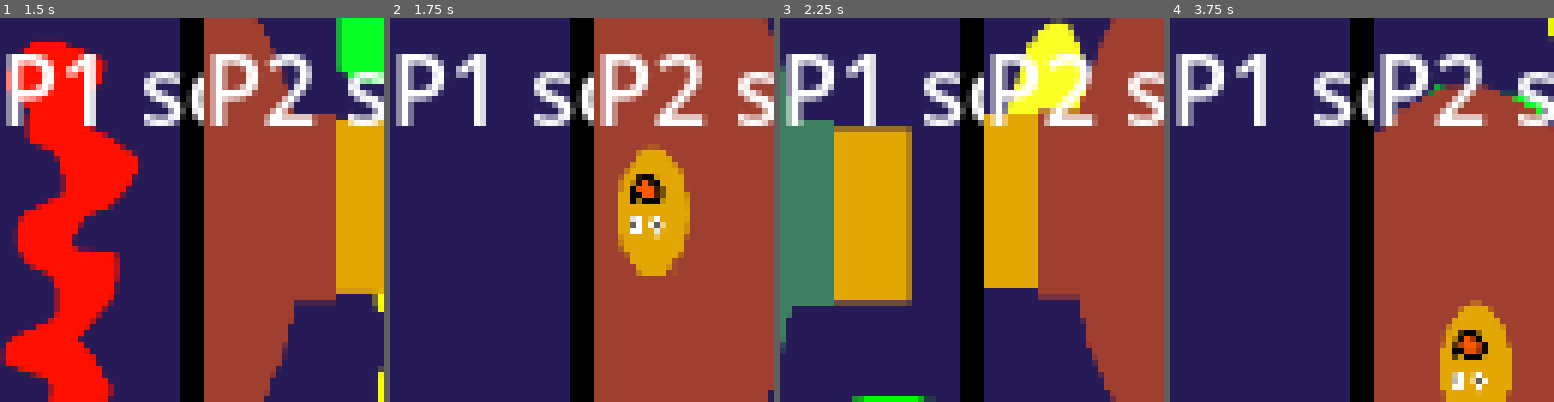
Above: before the commit, frames 1-4 (left to right).
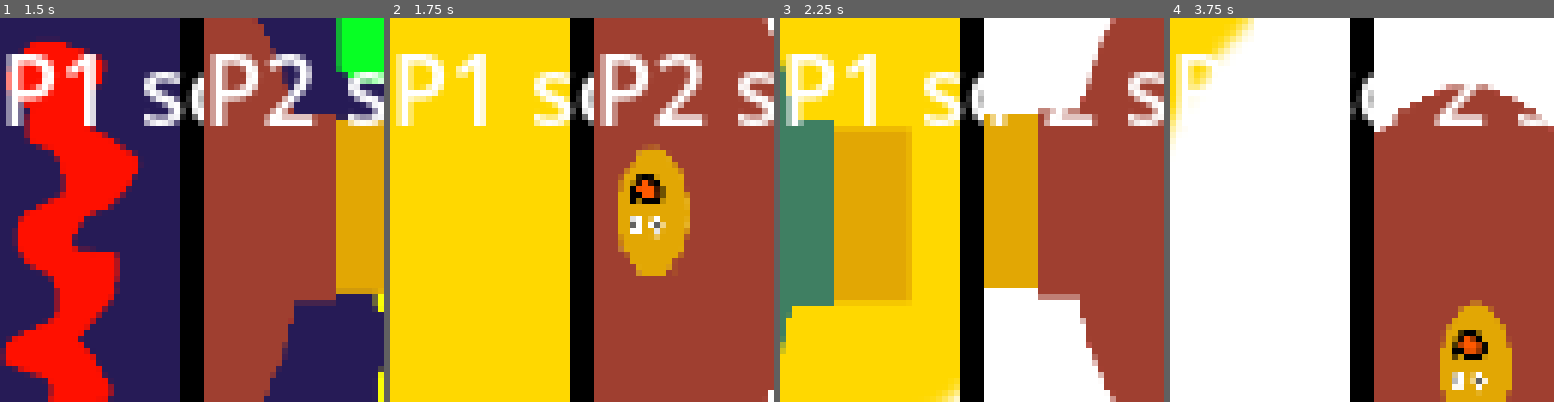
Above: after the commit, the same moments.

Repository: real-chicken-master/GDD112TempName
Game: Godot game, scene res://UI/splitscreen.tscn
Same seed, same stepped clock (60 frames per second), same inputs: the game is played once before the commit and once after it.
Inputs:
- Up to frame 1 (1.5 s): hold D (right1) from 0.53 s (still down); tap Down (down2) at 0.6 s; tap W (up1) at 0.77 s; tap Left (left2) at 1.35 s
- Up to frame 2 (1.75 s): keep holding D (right1); tap W (up1) at 1.52 s
- Up to frame 3 (2.25 s): release D (right1) at 2.03 s; hold A (left1) from 2.03 s (still down); tap Right (right2) at 2.1 s
- Up to frame 4 (3.75 s): release A (left1) at 2.78 s; hold D (right1) from 2.78 s (still down); tap Up (up2) at 2.85 s; tap W (up1) at 3.02 s; tap Down (down2) at 3.6 s

Frame 1 is identical in both runs. In frame 2, 46% of the frame differs, in the area x 0-100%, y 0-100%; in frame 3, 44%; in frame 4, 55%.
Error after the commit: Invalid access to property or key 'global_position' on a base object of type 'Nil'. (res://lobby/minigame_3.gd:24)

Commit message:
Update minigame_3.gd

Diff:
--- a/lobby/minigame_3.gd
+++ b/lobby/minigame_3.gd
@@ -4,7 +4,7 @@
 var player_win
 
 func _on_body_entered(body):
-	if Globals.end_triggered:
+	if !Globals.end_triggered:
 		Globals.end_triggered = true
 		if Globals.p1_Score > Globals.p2_Score:
 			player_win = player_1
